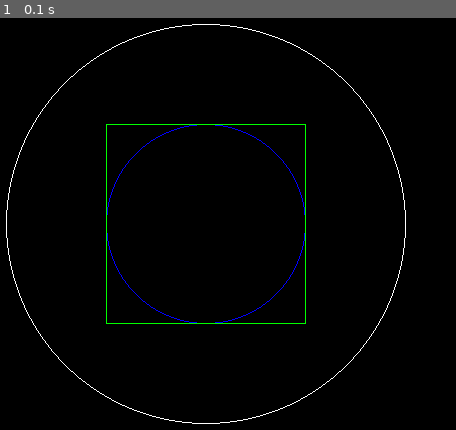
Above: before the commit, frame 1.
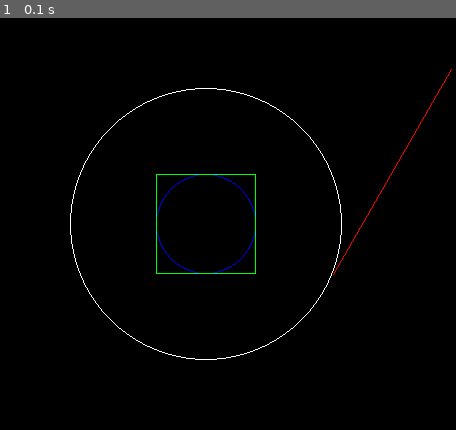
Above: after the commit, the same moment.

Repository: esmedrano/pygames
Game: pygame game, started from stone_of_philosophers.py
Two runs of this game, one before a commit and one after it. Both use one fixed random seed, a clock stepped at 60 frames per second and the inputs below.
Inputs:
- Up to frame 1 (0.1 s): no input

The runs differ from the first frame. In frame 1, 2.1% of the frame differs, in the area x 1-100%, y 1-99%.

Commit message:
Update stone_of_philosophers.py

Diff:
--- a/stone_of_philosophers.py
+++ b/stone_of_philosophers.py
@@ -27,23 +27,37 @@
   def draw(self):
     rotation_ang =  2 * pi / self.side_num
     endpoint = [0, 0]
+    angle_count = 0
     for _ in [*range(0, self.side_num)]:
-      endpoint[0] += self.side_len * cos(rotation_ang)
-      endpoint[1] += self.side_len * sin(rotation_ang)
+      if angle_count < 90:
+        endpoint[0] = self.pos[0] - self.side_len * cos(rotation_ang)
+        endpoint[1] = self.pos[1] - self.side_len * sin(rotation_ang)
+      if angle_count > 90:
+        pass
       pg.draw.line(self.surface, self.color, self.pos, endpoint)
+      # self.pos = endpoint[:]
+      angle_count += rotation_ang
 
 
 def stone_of_philosophers(center_radius):
-  triangle = Regular_Polygon(window, RED, 3, (CENTER[0] + sqrt((2 * center_radius) ** 2), CENTER[1] - center_radius ** 2 + 2 * center_radius), 2 * center_radius + 2 * center_radius / SQRT_3 * 2)
+  a = center_radius
+  c = center_radius * (SQRT_3 + 1)
+  b = sqrt(c ** 2 - a ** 2)
+  start_point = (CENTER[0] + b, CENTER[1] + center_radius)
+  x = center_radius * 2
+  y = b - center_radius
+  z = sqrt(a ** 2 + b ** 2)
+  side_len = (center_radius * 2 + z)
+  triangle = Regular_Polygon(window, RED, 3, start_point, side_len)
   pg.draw.circle(window, BLUE, CENTER, center_radius, 1)
   pg.draw.rect(window, GREEN, (CENTER[0] - center_radius, CENTER[1] - center_radius,
                                center_radius * 2, center_radius * 2), 1)
   triangle.draw()
-  pg.draw.circle(window, WHITE, CENTER, 2 * center_radius, 1)
+  pg.draw.circle(window, WHITE, CENTER, int(center_radius * (SQRT_3 + 1)), 1)
 
 
 def main():
-  radius = 100
+  radius = 50
   isStoned = False
   while 1:
     for event in pg.event.get():
